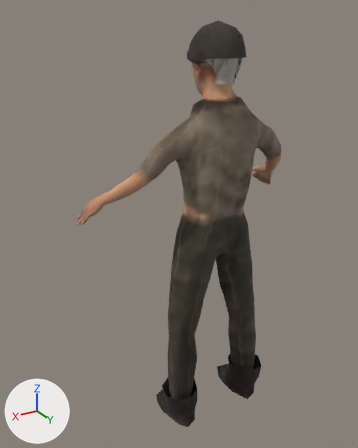
Two versions of the glTF model examples/character-generator/res/models/characters/pensioner.glb, one commit apart.
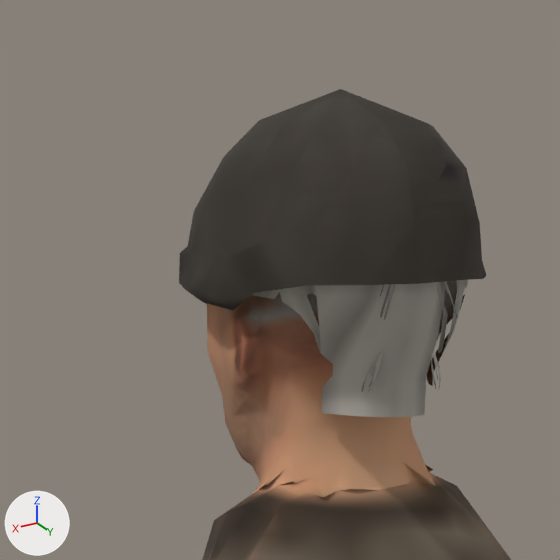
Each version appears first whole from a 50 mm camera at (1.118, 1.669, 1.786) aimed at (0.078, -0.065, 0.919), and next in a close-up on the part from 42% to 73% of the width and 1% to 25% of the height. Every picture has the same lights, and +X, +Y and +Z are marked at lower left. The last two pictures show the newer version. Vertices at exactly the same position are counted once.
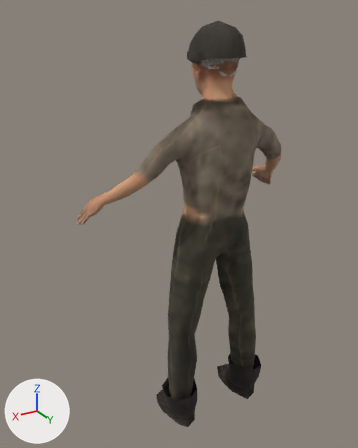
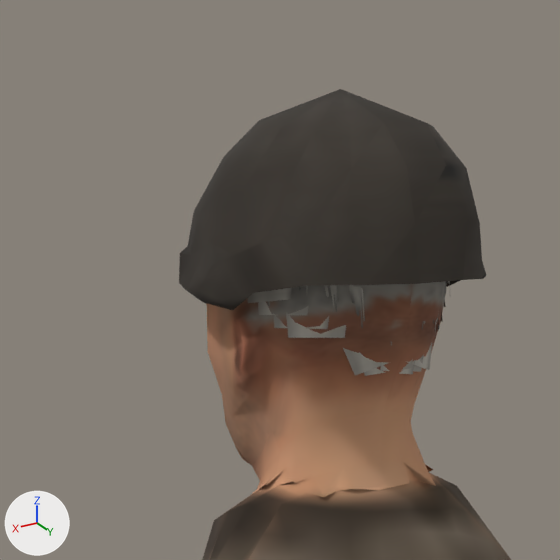
Boxes [x1, y1, x2, y2] around the edits, measured in the close-ups (560 x 560 px; the box of a moved part takes in the faces that stretch with it):
part 1 of me_mesh_0, moved or reshaped: before [250, 280, 468, 417]; after [247, 281, 450, 376]
part 2 of me_mesh_0, surface changed: after [305, 285, 337, 312]

Patch to the scene script:
```diff
--- a/examples/character-generator/res/models/characters/pensioner.glb.py
+++ b/examples/character-generator/res/models/characters/pensioner.glb.py
@@ me_mesh_0 @@
 # used by ob_mesh; location = (0.0, 0.0, 0.0)
-me_mesh_0.from_pydata(...)  # 1299 vertices, 2282 faces; spans x -0.51..0.51, y -0.22..0.22, z 0.01..1.75
+me_mesh_0.from_pydata(...)  # 1256 vertices, 2092 faces; spans x -0.51..0.51, y -0.22..0.22, z 0.01..1.75
+# me_mesh_0 part 1: 44 vertices moved from x -0.09..0.08, y -0.04..0.19, z 1.54..1.71 to x -0.08..0.08, y 0.04..0.17, z 1.56..1.7; 195 vertices removed from x -0.09..0.09, y -0.04..0.2, z 1.54..1.7; 172 vertices added at x -0.08..0.08, y 0.04..0.17, z 1.57..1.7
+# me_mesh_0 part 2: 5 kept faces spanning x -0.08..0.08, y 0.05..0.15, z 1.6..1.68 get new texture (UV) coordinates
+# other edits to the shape of me_mesh_0 do not show in these pictures
 me_mesh_0.materials.append(mat_skin)
```
